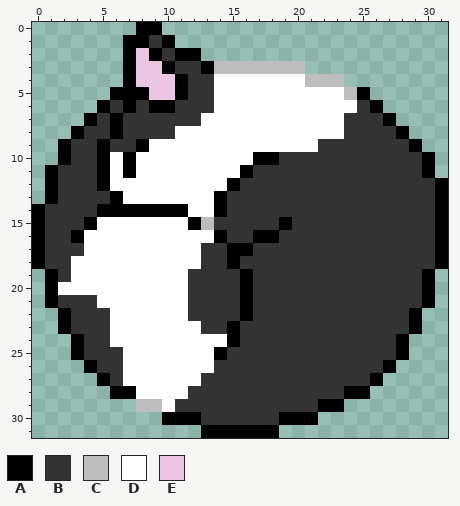
File history of a pixel-art sprite, apps/snoring-cat/public/images/icon-32.png. Above, as it was before the edit.
The file is 32x32 pixels.
Palette (. is transparent): A #000000  B #333333  C #bdbdbd  D #ffffff  E #ebc5e1
The same view after the edit:
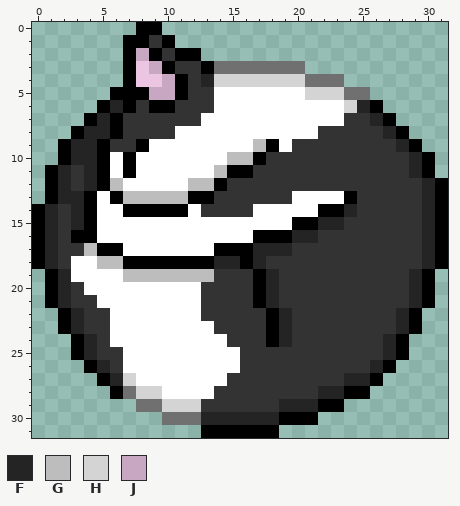
Colours new in this view: F #242424  G #bdbdbd  H #d4d4d4  J #c7a7c1
What changed:
colour C: #bdbdbd -> #707070
y 2: x 8 E -> J
y 3: x 9 E -> J
y 4: x 10 E -> J; x 13..20 BDDDDDDD -> FHHHHHHH
y 5: x 9..10 EE -> JJ; x 21..23 DDD -> HHH; x 25 A -> C
y 6: x 6 B -> F; x 24..25 DB -> HF
y 7: x 5 B -> F; x 26 B -> F
y 8: x 4..5 BB -> FF; x 22..23 DD -> BB; x 27 B -> F
y 9: x 3..4 BB -> FF; x 17..18 DD -> GA; x 20..21 DD -> BB; x 28 B -> F
y 10: x 3..4 BB -> FF; x 15..16 DD -> GG; x 18 A -> B; x 29 B -> F
y 11: x 2 B -> F; x 4 B -> F; x 14..15 DD -> GA; x 29 B -> F
y 12: x 2 B -> F; x 4 B -> F; x 6 D -> G; x 12..15 DDDA -> GGAB; x 30 B -> F
y 13: x 2..5 BBBB -> FFAD; x 7..14 DDDDDDDA -> GGGGGAAB; x 20..24 BBBBB -> DDDDA; x 30 B -> F
y 14: x 1 B -> F; x 3..6 BBAA -> FADD; x 13..14 DA -> BB; x 17..24 BBBBBBBB -> DDDDDAAF; x 30 B -> F
y 15: x 1 B -> F; x 3 B -> F; x 12..23 ACBBBBBABBBB -> DDDDDDDDAAFF; x 30 B -> F
y 16: x 1 B -> F; x 4 D -> A; x 14..16 ABB -> DDD; x 19..21 BBB -> AFF; x 30 B -> F
y 17: x 1 B -> F; x 4..6 DDD -> GAA; x 13..14 BB -> DA; x 17..19 BBB -> FFF; x 30 B -> F
y 18: x 1 B -> F; x 5..17 DDDDDDDDBBABB -> GGAAAAAAAFFAF; x 30 B -> F
y 19: x 2 B -> F; x 7..13 DDDDDBB -> GGGGGGG; x 16..18 ABB -> BAF; x 29 B -> F
y 20: x 2..3 DD -> FB; x 12 B -> D; x 16..18 ABB -> BAF; x 29 B -> F
y 21: x 2 B -> F; x 12 B -> D; x 16..18 ABB -> BAF; x 29 B -> F
y 22: x 3 B -> F; x 12 B -> D; x 16 A -> B; x 18..19 BB -> AF; x 28 B -> F
y 23: x 3 B -> F; x 13 B -> D; x 15 A -> B; x 18..19 BB -> AF; x 28 B -> F
y 24: x 4 B -> F; x 15 A -> B; x 18..19 BB -> AF; x 27 B -> F
y 25: x 4 B -> F; x 14..15 AB -> DD; x 27 B -> F
y 26: x 5 B -> F; x 14..15 BB -> DD; x 26 B -> F
y 27: x 6..7 BD -> FH; x 13..14 BB -> DD; x 24..25 BB -> FF
y 28: x 7..9 ADD -> CHH; x 12..13 BB -> DD; x 22..23 BB -> FF
y 29: x 10..12 DBB -> HHH; x 19..21 BBB -> FFF
y 30: x 10..18 AAABBBBBB -> CCCFFFFFF
